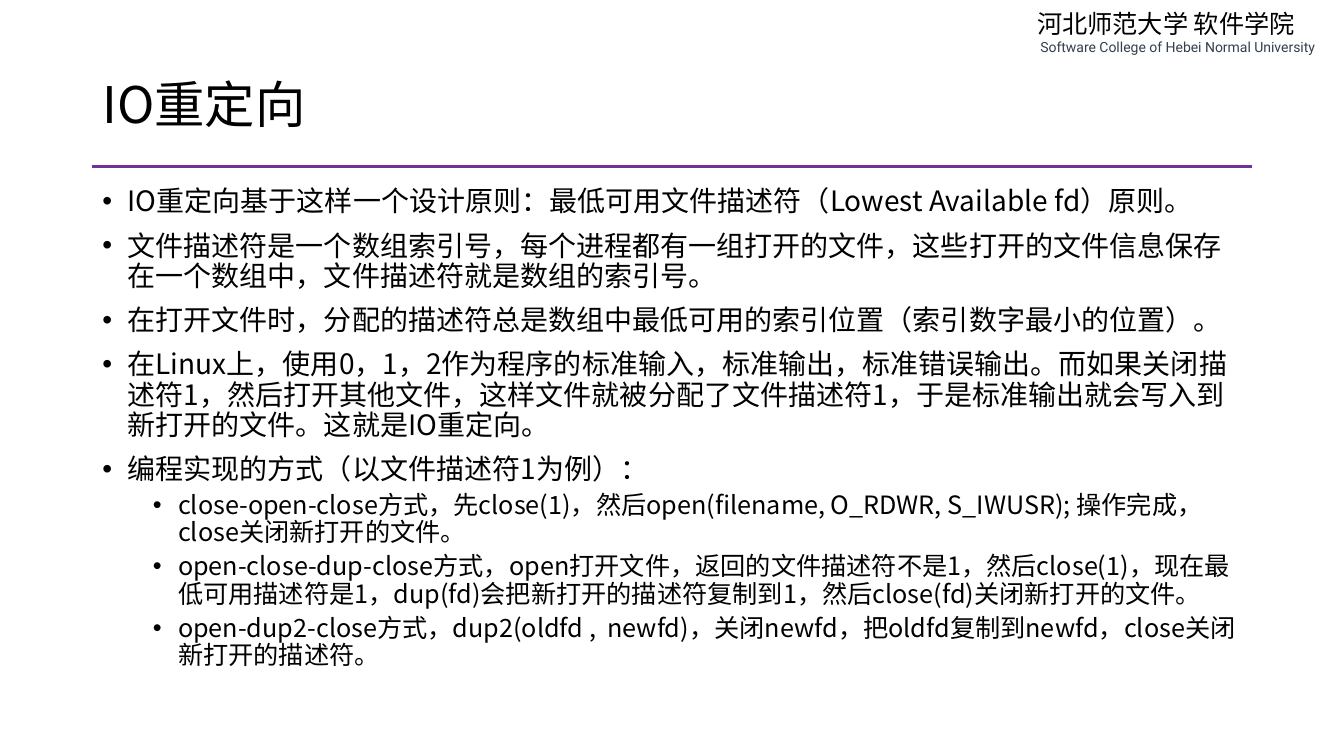
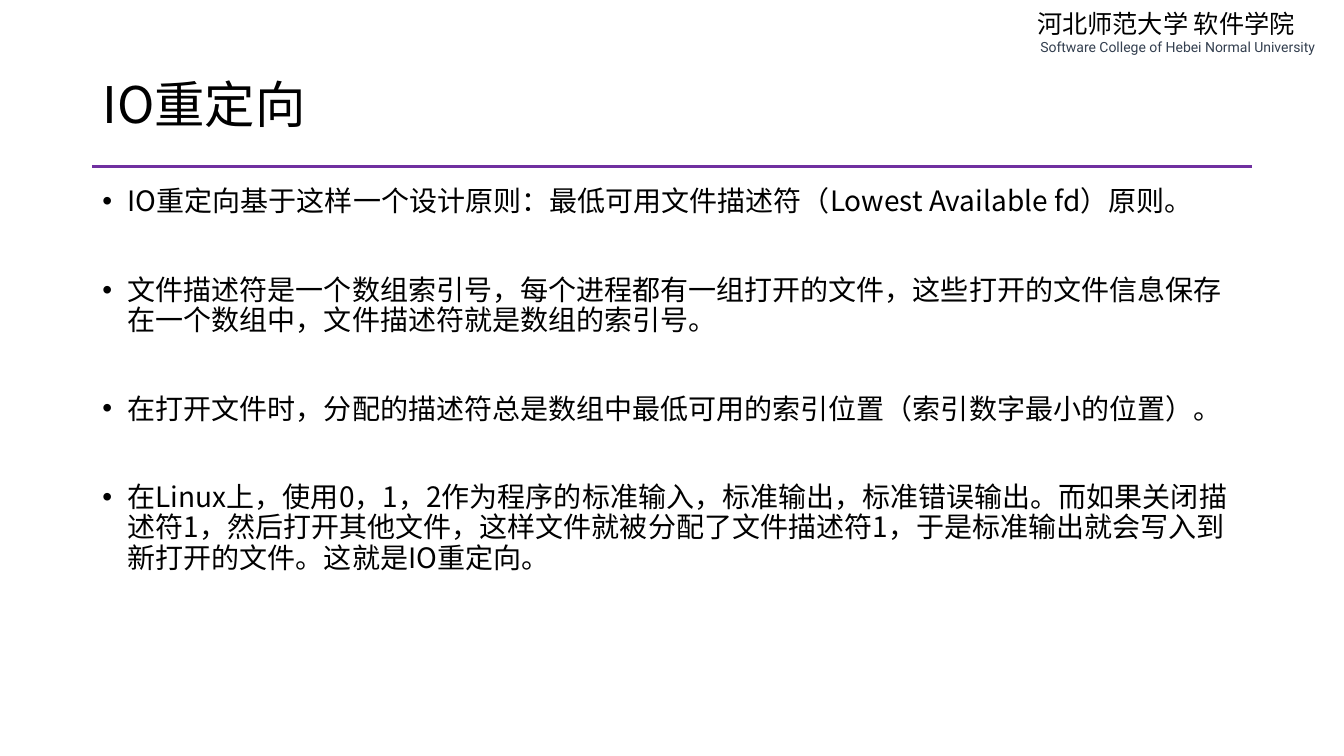
Before and after one commit to edu2act/course-php-serverside-development-on-linux, a slide deck: slide 22 of materials/slides/ch05-vim-and-linux-system-programming.pptx (slide 23 before the commit). Drawn at 1344x756 pixels with LibreOffice and Linux fonts; fonts in the diff are those of the drawing. Boxes give left, top, right and bottom in pixels: in the first picture for what was removed or moved away, otherwise in the second. Text is boxed around its words. In the diff, an @@ line names an element or a change of style, - is before the commit and + after.

```diff
--- a/materials/slides/ch05-vim-and-linux-system-programming.pptx
+++ b/materials/slides/ch05-vim-and-linux-system-programming.pptx
@@ text at (x1=128, y1=455, x2=1235, y2=666): paragraphs removed @@
-• 编程实现的方式（以文件描述符1为例）：
-  • close-open-close方式，先close(1)，然后open(filename, O_RDWR, S_IWUSR); 操作完成，close关闭新打开的文件。
-  • open-close-dup-close方式，open打开文件，返回的文件描述符不是1，然后close(1)，现在最低可用描述符是1，dup(fd)会把新打开的描述符复制到1，然后close(fd)关闭新打开的文件。
-  • open-dup2-close方式，dup2(oldfd , newfd)，关闭newfd，把oldfd复制到newfd，close关闭新打开的描述符。
```
Also in this commit, not shown: 1 other slide changed, 1 slide added, 1 slide removed, 2 other files.
